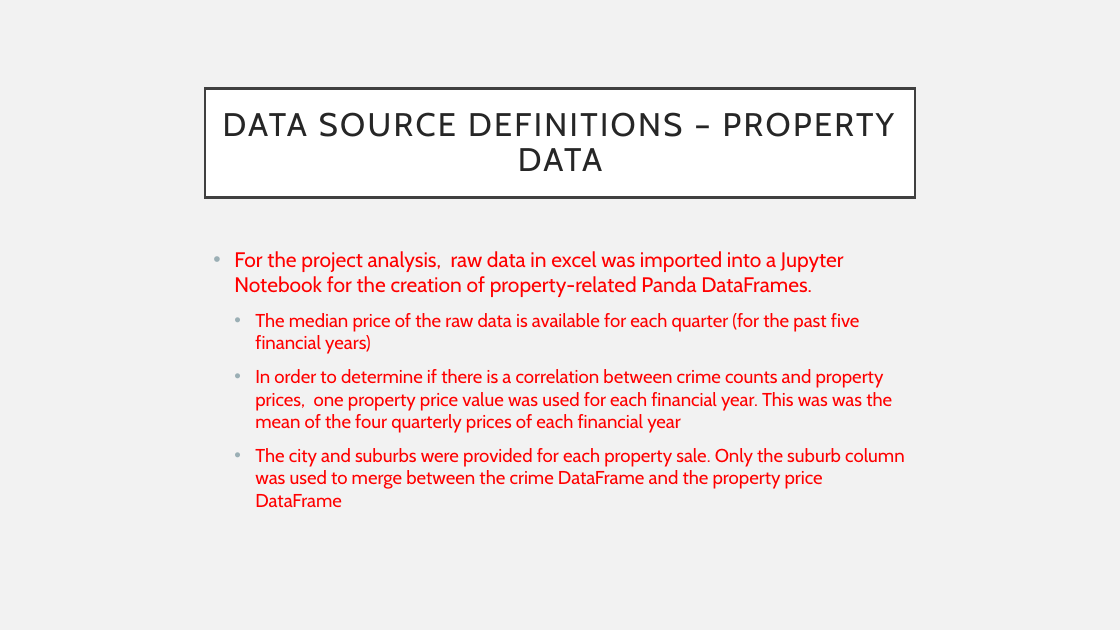
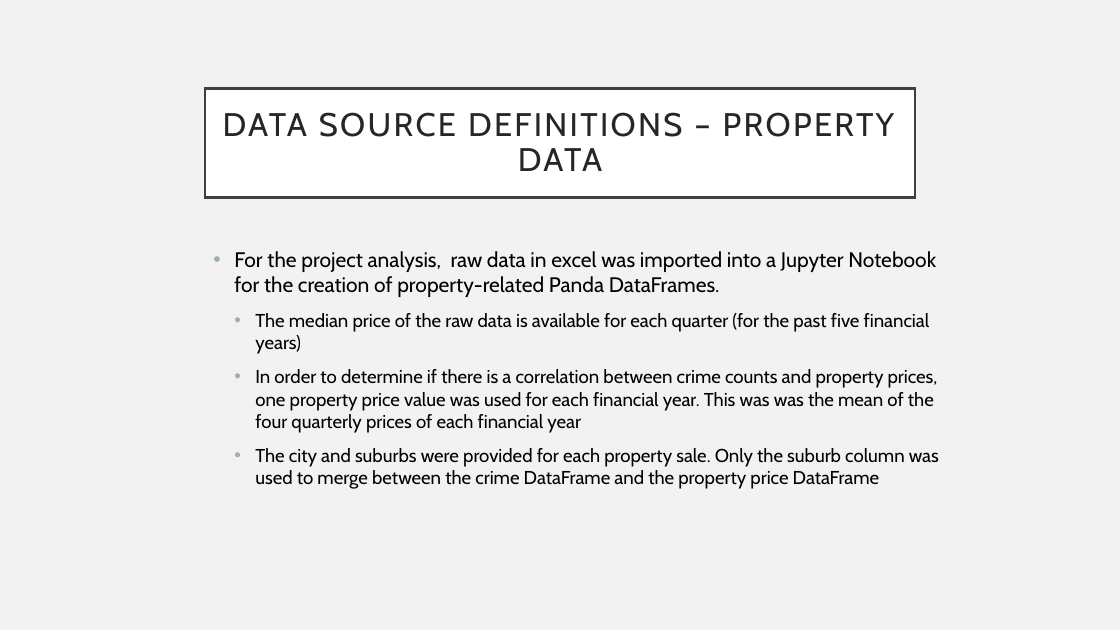
Before and after one commit to Sprettle/Chevrolet-Chilis, a slide deck: slide 5 of Project 1 Presentation.pptx. Drawn at 1120x630 pixels with LibreOffice and Linux fonts; fonts in the diff are those of the drawing. Boxes give left, top, right and bottom in pixels: in the first picture for what was removed or moved away, otherwise in the second. Text is boxed around its words. In the diff, an @@ line names an element or a change of style, - is before the commit and + after.

```diff
--- a/Project 1 Presentation.pptx
+++ b/Project 1 Presentation.pptx
@@ text "For the project analysis, raw ..." at bbox=[234, 251, 939, 489]: text colour #FF0000 to #000000 @@
```
Also in this commit, not shown: 5 other slides changed, 1 slide added, 1 slide removed.
